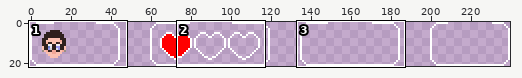
File history of a pixel-art file, dev/gfx/game/hud.aseprite. Above, an overview of the earlier version with the close-up marked.
Close-up. Earlier state:
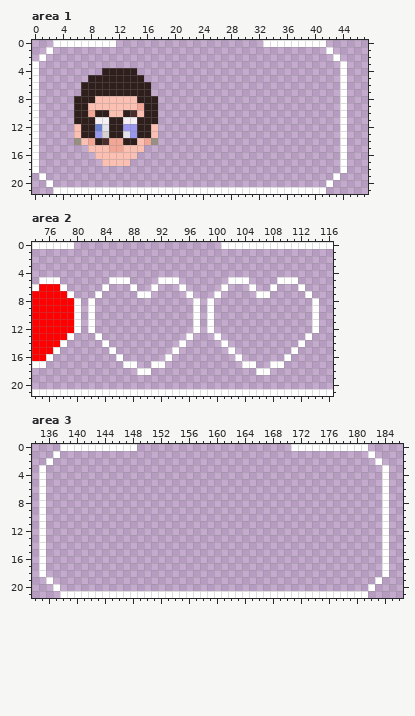
240x22 pixels, 1 frame. Shown: area 1: x 0..47, y 0..21; area 2: x 74..116, y 0..21; area 3: x 134..186, y 0..21. The commit also changed other parts of the picture, which this record leaves out.
The same view after the edit:
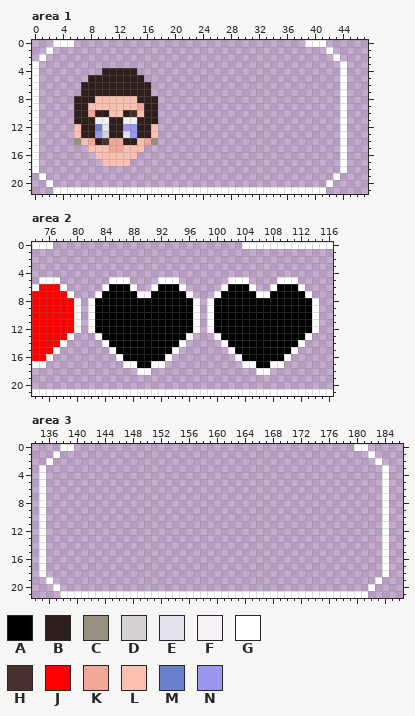
Palette (. is transparent): A #000000  B #2e1f1d  C #988f83  D #d4d0d3  E #e1e2eb  F #f4f0f3  G #ffffff  H #482e2d  J #ff0000  K #f2a796  L #fbc0b1  M #6880ce  N #9997ee
The edit:
Area 1:
y 0: x 6..11 GGGGGG -> ......; x 33..38 GGGGGG -> ......
Area 2:
y 0: x 77..79 GGG -> ...; x 101..103 GGG -> ...
y 6: x 85..87 ... -> AAA; x 92..94 ... -> AAA; x 102..104 ... -> AAA; x 109..111 ... -> AAA
y 7: x 84..88 ..... -> AAAAA; x 91..95 ..... -> AAAAA; x 101..105 ..... -> AAAAA; x 108..112 ..... -> AAAAA
y 8..12: x 83..96 .............. -> AAAAAAAAAAAAAA; x 100..113 .............. -> AAAAAAAAAAAAAA
y 13: x 84..95 ............ -> AAAAAAAAAAAA; x 101..112 ............ -> AAAAAAAAAAAA
y 14: x 85..94 .......... -> AAAAAAAAAA; x 102..111 .......... -> AAAAAAAAAA
y 15: x 86..93 ........ -> AAAAAAAA; x 103..110 ........ -> AAAAAAAA
y 16: x 87..92 ...... -> AAAAAA; x 104..109 ...... -> AAAAAA
y 17: x 89..90 .. -> AA; x 106..107 .. -> AA
Area 3:
y 0: x 140..148 GGGGGGGGG -> .........; x 171..179 GGGGGGGGG -> .........
Boxes around the changes in both close-ups, in picture pixels (x1, y1, x2, y2):
erased: (74, 40, 116, 47)
erased: (263, 40, 305, 47)
erased: (53, 242, 74, 249)
erased: (221, 242, 242, 249)
added: (95, 284, 312, 368)
erased: (74, 444, 137, 451)
erased: (291, 444, 354, 451)
